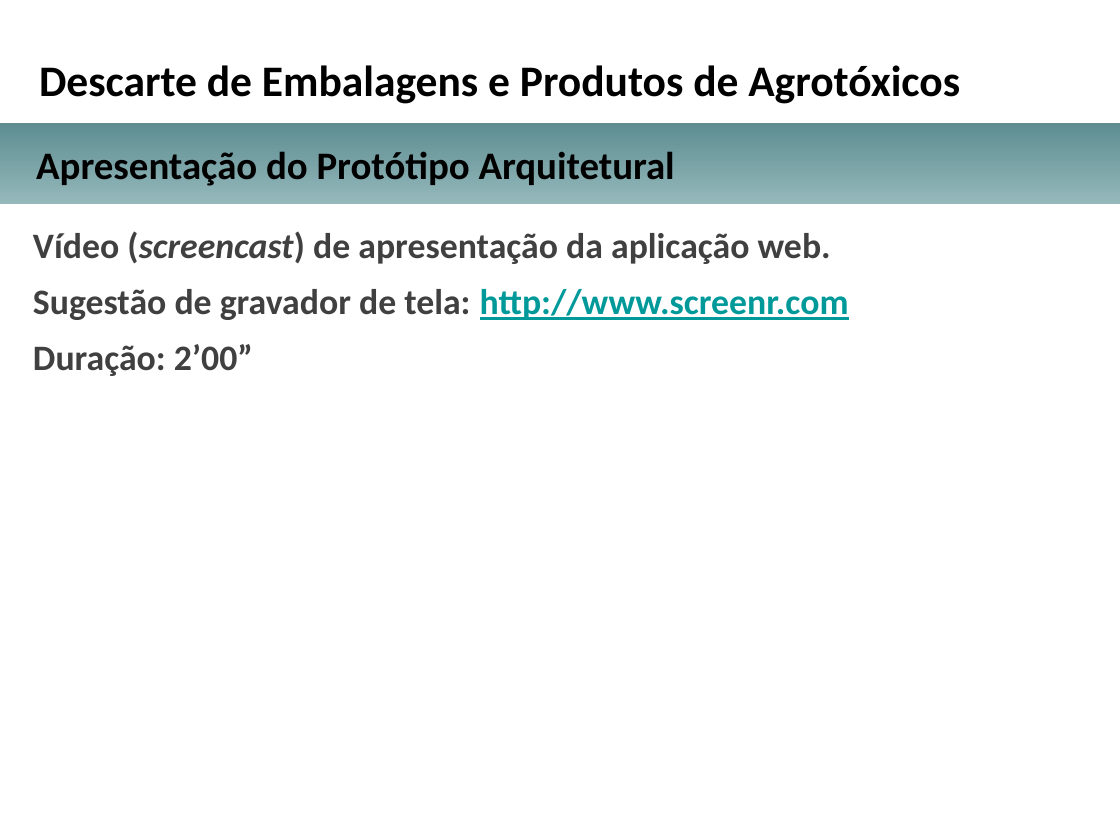
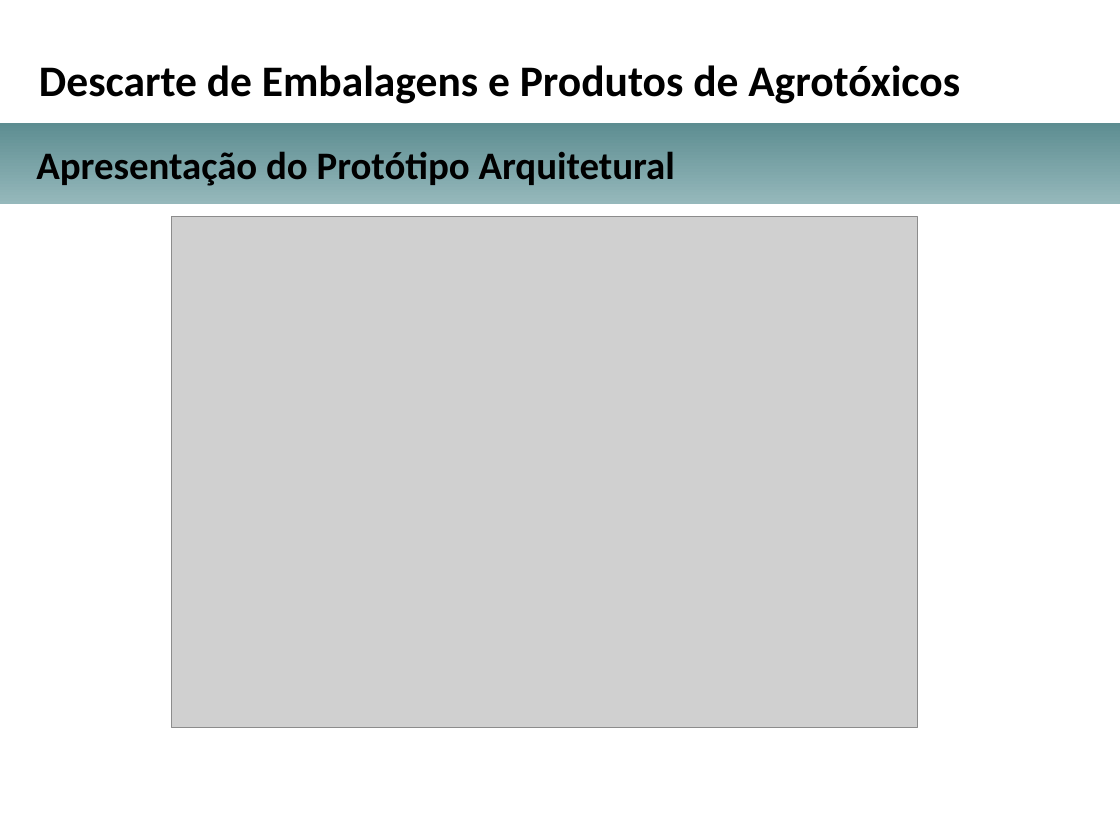
Before and after one commit to michellerodrigues/AgendamentoLambda, a slide deck: slide 9 of docs_tcc/apresentacao_projeto_arquitetural_TCC.pptx. Drawn at 1120x840 pixels with LibreOffice and Linux fonts; fonts in the diff are those of the drawing; grey boxes stand for pictures; background and template pictures are left out. Boxes give left, top, right and bottom in pixels: in the first picture for what was removed or moved away, otherwise in the second. Text is boxed around its words. In the diff, an @@ line names an element or a change of style, - is before the commit and + after.

Commit message:
inclusão de diagrama de sequencia e ajuste apresentação

```diff
--- a/docs_tcc/apresentacao_projeto_arquitetural_TCC.pptx
+++ b/docs_tcc/apresentacao_projeto_arquitetural_TCC.pptx
@@ text removed at (33,231,849,376) @@
-Vídeo (screencast) de apresentação da aplicação web.
-Sugestão de gravador de tela: http://www.screenr.com
-Duração: 2’00”
@@ picture added at (171,217,917,728) @@
```
Also in this commit, not shown: 3 other files.
